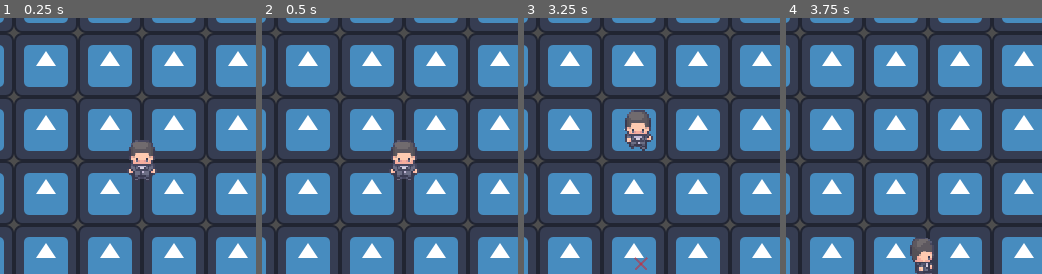
Above: before the commit, frames 1-4 (left to right).
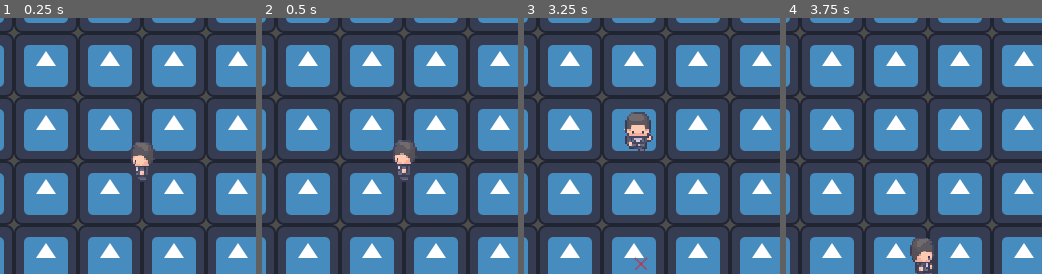
Above: after the commit, the same moments.

Repository: enszngn/gamejam
Game: Godot game, scene res://scenes/main.tscn
Two runs of this game, one before a commit and one after it. Both use one fixed random seed, a clock stepped at 60 frames per second and the inputs below. The engine's default icon, where the game draws it, is replaced by a stand-in: a white triangle on a blue panel in a dark square.
Inputs (mouse positions are % of the whole screen's width and height, from its top left):
- Up to frame 1 (0.25 s): no input
- Up to frame 2 (0.5 s): no input
- Up to frame 3 (3.25 s): move the mouse to (72, 45) at 0.52 s; click (72, 45) at 0.67 s; move the mouse to (30, 55) at 1.27 s; click (30, 55) at 1.42 s; move the mouse to (60, 28) at 2.02 s; click (60, 28) at 2.17 s; move the mouse to (45, 70) at 2.77 s; click (45, 70) at 2.92 s
- Up to frame 4 (3.75 s): move the mouse to (80, 65) at 3.52 s; click (80, 65) at 3.67 s
The pictures show only the part of the screen within x 22-72%, y 22-72%; the shares and areas given below are measured in that part.

The runs differ from the first frame. In frame 1, 0.6% of the frame differs, in the area x 50-61%, y 47-65%; in frame 2, 0.5%; in frame 3, 0.6%; in frame 4, nothing differs.

Commit message:
slowed the animations

Diff:
--- a/scenes/player.tscn
+++ b/scenes/player.tscn
@@ -221,7 +221,7 @@
 }],
 "loop": true,
 "name": &"idleEast",
-"speed": 5.0
+"speed": 6.0
 }, {
 "frames": [{
 "duration": 1.0,
@@ -244,7 +244,7 @@
 }],
 "loop": true,
 "name": &"idleNorth",
-"speed": 5.0
+"speed": 6.0
 }, {
 "frames": [{
 "duration": 1.0,
@@ -267,7 +267,7 @@
 }],
 "loop": true,
 "name": &"idleSouth",
-"speed": 5.0
+"speed": 6.0
 }, {
 "frames": [{
 "duration": 1.0,
@@ -290,7 +290,7 @@
 }],
 "loop": true,
 "name": &"idleWest",
-"speed": 5.0
+"speed": 6.0
 }, {
 "frames": [{
 "duration": 1.0,
@@ -313,7 +313,7 @@
 }],
 "loop": true,
 "name": &"runningEast",
-"speed": 5.0
+"speed": 6.0
 }, {
 "frames": [{
 "duration": 1.0,
@@ -336,7 +336,7 @@
 }],
 "loop": true,
 "name": &"runningNorth",
-"speed": 5.0
+"speed": 6.0
 }, {
 "frames": [{
 "duration": 1.0,
@@ -359,7 +359,7 @@
 }],
 "loop": true,
 "name": &"runningSouth",
-"speed": 5.0
+"speed": 6.0
 }, {
 "frames": [{
 "duration": 1.0,
@@ -382,7 +382,7 @@
 }],
 "loop": true,
 "name": &"runningWest",
-"speed": 5.0
+"speed": 6.0
 }]
 
 [node name="playernode" type="Node2D" unique_id=1067599194]
@@ -396,6 +396,5 @@
 [node name="animations" type="AnimatedSprite2D" parent="player" unique_id=1463474776]
 scale = Vector2(1.85, 1.85)
 sprite_frames = SubResource("SpriteFrames_2gdjj")
-animation = &"idleSouth"
-frame = 2
-frame_progress = 0.5806124
+animation = &"runningWest"
+frame_progress = 0.33895922
